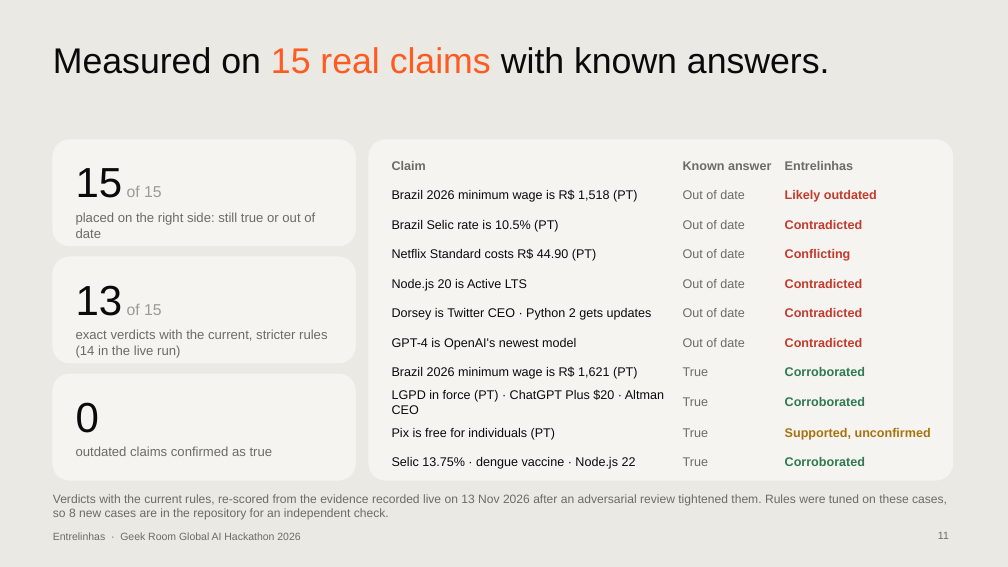
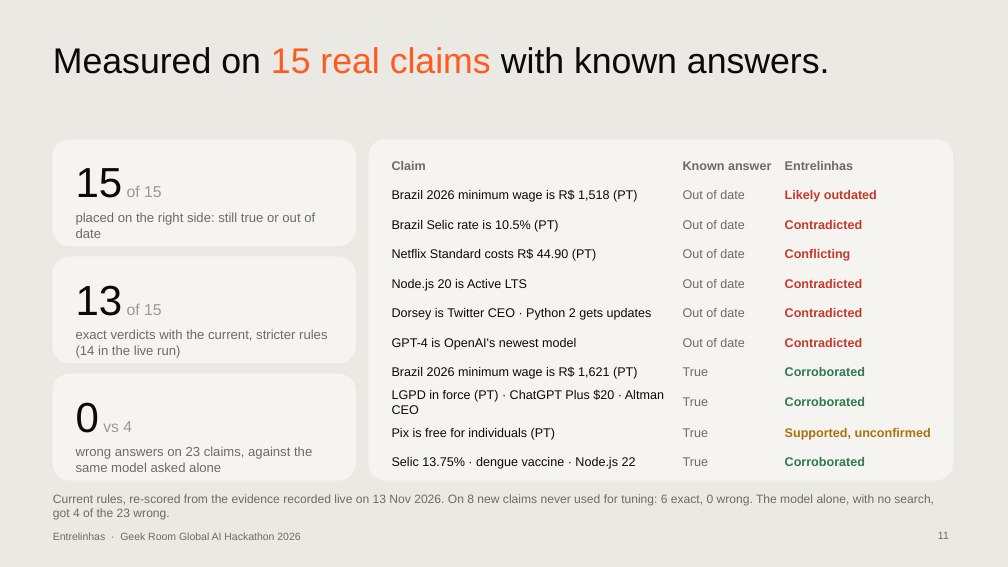
Before and after one commit to contatoalicecandido-lab/entrelinhas, a slide deck: slide 11 of submission/Entrelinhas_Pitch_Deck.pptx. Drawn at 1008x567 pixels with LibreOffice and Linux fonts; fonts in the diff are those of the drawing. Boxes give left, top, right and bottom in pixels: in the first picture for what was removed or moved away, otherwise in the second. Text is boxed around its words. In the diff, an @@ line names an element or a change of style, - is before the commit and + after.

```diff
--- a/submission/Entrelinhas_Pitch_Deck.pptx
+++ b/submission/Entrelinhas_Pitch_Deck.pptx
@@ text at (76,402,132,433): text changed; size 40 to 15 pt; text colour #0A0A0B to #9B9A96 @@
-0
+0 vs 4
@@ text at (76,446,312,472): text changed @@
-outdated claims confirmed as true
+wrong answers on 23 claims, against the same model asked alone
@@ text at (53,494,934,520): text changed @@
-Verdicts with the current rules, re-scored from the evidence recorded live on 13 Nov 2026 after an adversarial review tightened them. Rules were tuned on these cases, so 8 new cases are in the repository for an independent check.
+Current rules, re-scored from the evidence recorded live on 13 Nov 2026. On 8 new claims never used for tuning: 6 exact, 0 wrong. The model alone, with no search, got 4 of the 23 wrong.
```
Also in this commit, not shown: 2 other slides changed, 23 other files.
